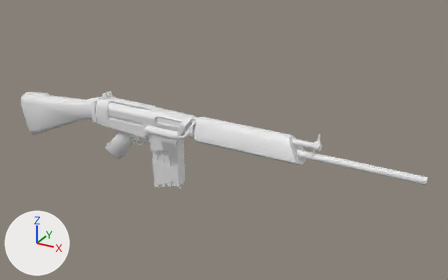
One commit to the OBJ model Assets/Models/FN FAL.obj: the scene before it, then after it.
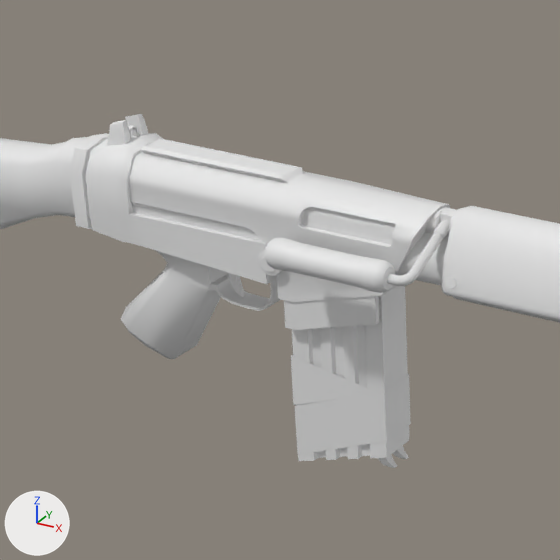
Each version is shown whole from a 50 mm camera at (1.073, -1.352, 0.721) aimed at (0.301, 0.051, 0.019), then close up on the part from 16% to 51% of the width and 21% to 77% of the height. The axes (+X, +Y, +Z) are drawn at lower left. The lights are the same throughout. Where no turn or scale is listed for an object, it has been applied to the vertices.

Names of what the first close-up shows: 'FN FAL'.
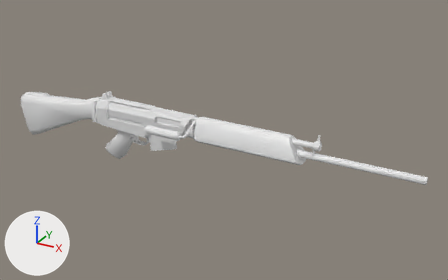
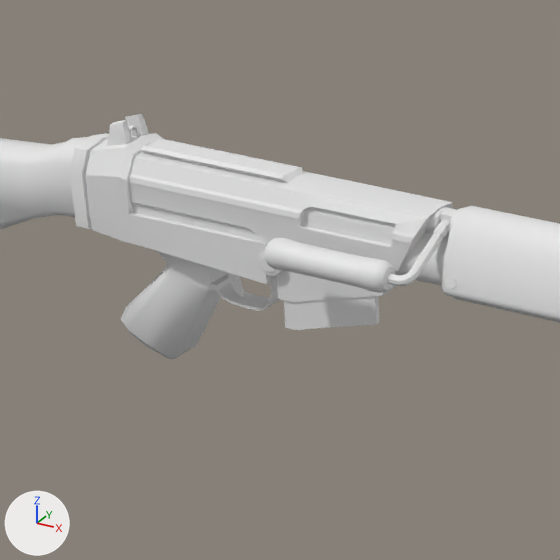
Location of each change, (x1, y1, x2, y2) in pixels of the close-ups (560 x 560 px; the box of a moved part takes in the faces that stretch with it):
'FN FAL', reshaped: before (0, 114, 560, 468); after (0, 114, 560, 359)
part 1 of me_fn_fal, deleted: before (292, 286, 409, 468)
part 2 of me_fn_fal, deleted: before (291, 355, 411, 454)
part 3 of me_fn_fal, moved or reshaped: (86, 148, 130, 242) in both
part 4 of me_fn_fal, moved or reshaped: before (284, 173, 450, 235); after (284, 173, 453, 235)

The change, as a list of edits to the scene's bpy script:
```text
Change me_fn_fal:
    where me_fn_fal.from_pydata(...)  # 3339 vertices, 6340 faces; spans x -0.411..0.866, y -0.071..0.055, z -0.152..0.115
    used by ob_fn_fal; location = (0.0, 0.0, 0.0)
    verts and faces of me_fn_fal; kept vertices keep their numbers, new ones are numbered from 3339
    before: 261 (-0.056, -0.027, 0.017) at pixel (122, 241), 262 (-0.055, -0.029, 0.044) at pixel (119, 213), 268 (-0.055, -0.029, 0.075) at pixel (116, 177), 903 (-0.055, 0.037, 0.044), 910 (-0.055, 0.037, 0.075)
    before: 396 (0.139, 0.004, 0.092) at pixel (339, 185), 397 (0.127, 0.004, 0.092) at pixel (326, 182), 404 (0.113, 0.004, 0.092) at pixel (311, 179), 405 (0.107, 0.004, 0.092) at pixel (305, 178), 476 (0.23, -0.01, 0.089) at pixel (430, 216)
    before: 489 (0.226, -0.019, 0.081) at pixel (419, 229), 505 (0.231, 0.004, 0.092) at pixel (440, 206), 1051 (0.23, 0.018, 0.089) at pixel (449, 204), 1059 (0.226, 0.027, 0.081)
    me_fn_fal part 1: the loose piece of 176 vertices spanning x 0.099..0.19, y -0.013..0.021, z -0.152..0.042 is deleted
    me_fn_fal part 2: the loose piece of 18 vertices spanning x 0.097..0.187, y -0.014..0.022, z -0.146..-0.055 is deleted
    me_fn_fal part 3
    add for i in [261, 262, 268]: verts[i] += (0.0, 0.001, 0.0)
    add verts[903] = (-0.055, 0.036, 0.044)  # moved
    add verts[910] = (-0.055, 0.036, 0.075)  # moved
    me_fn_fal part 4
    add for i in [396, 397, 404, 405, 505]: verts[i] += (0.0, 0.0, 0.0)
    add verts[476] = (0.23, -0.015, 0.089)  # moved, pixel (426, 218)
    add verts[489] = (0.226, -0.02, 0.081)  # moved, pixel (418, 230)
    add verts[1051] = (0.23, 0.023, 0.089)  # moved, pixel (452, 202)
    add verts[1059] = (0.226, 0.028, 0.081)  # moved, pixel (451, 209)
```
